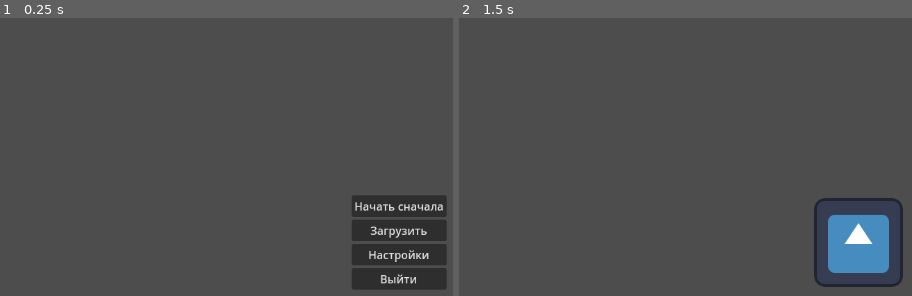
Above: before the commit, frames 1-2 (left to right).
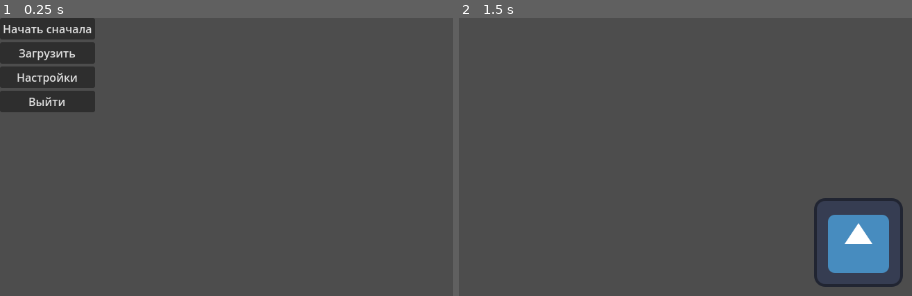
Above: after the commit, the same moments.

Repository: NikolaySus/GodotTesting
Game: Godot game, scene res://scenes/main.tscn
Two runs of this game, one before a commit and one after it. Both use one fixed random seed, a clock stepped at 60 frames per second and the inputs below. The engine's default icon, where the game draws it, is replaced by a stand-in: a white triangle on a blue panel in a dark square.
Inputs:
- Up to frame 1 (0.25 s): no input
- Up to frame 2 (1.5 s): click "Загрузить" at 0.5 s; tap Enter at 1.25 s

The runs differ from the first frame. In frame 1, 12% of the frame differs, in the area x 0-99%, y 0-98%; in frame 2, nothing differs.

Commit message:
Revert "смерджил с обновленным девом, куча фиксов"
This reverts commit e72e4d4dc3bcedb3017b8ef6a06cdd6178ce2280.

Diff:
--- a/scenes/pages/gameStart.tscn
+++ b/scenes/pages/gameStart.tscn
@@ -6,11 +6,16 @@
 [sub_resource type="GDScript" id="GDScript_du1j1"]
 script/source = "extends Node
 
+
+# Called when the node enters the scene tree for the first time.
 func _ready():
 	self.get_child(1).hide()
 
+# Called every frame. 'delta' is the elapsed time since the previous frame.
 func _process(_delta):
 	if Input.is_action_just_pressed(\"escape\"):
+		#var is_visible = self.get_child(1).visible
+		#self.get_child(1).set_visible(!is_visible)
 		self.get_child(1).set_visibility(!self.get_child(1).get_visibility())
 "
 
--- a/scenes/pages/mainMenu.tscn
+++ b/scenes/pages/mainMenu.tscn
@@ -1,23 +1,16 @@
-[gd_scene load_steps=2 format=3 uid="uid://drthtkqfwixcd"]
+[gd_scene load_steps=2 format=3 uid="uid://bvgbmq6w24sh3"]
 
 [ext_resource type="Script" path="res://scripts/pages/mainMenu.gd" id="1_mj2yl"]
 
 [node name="mainMenu" type="Control"]
 layout_mode = 3
-anchors_preset = 15
-anchor_right = 1.0
-anchor_bottom = 1.0
-grow_horizontal = 2
-grow_vertical = 2
+anchors_preset = 0
 script = ExtResource("1_mj2yl")
 
 [node name="CenterContainer" type="CenterContainer" parent="."]
-layout_mode = 1
-anchors_preset = 15
-anchor_right = 1.0
-anchor_bottom = 1.0
-grow_horizontal = 2
-grow_vertical = 2
+layout_mode = 0
+offset_right = 40.0
+offset_bottom = 40.0
 
 [node name="MarginContainer" type="MarginContainer" parent="CenterContainer"]
 layout_mode = 2
--- a/scripts/hud/gameStart.gd
+++ b/scripts/hud/gameStart.gd
@@ -7,8 +7,10 @@
 	self.visible = val
 
 func _on_continue_button_pressed():
+	#$".".get_child(0).set_visible(false)
 	self.set_visibility(false)
 
 func _on_main_menu_button_pressed():
+	print_debug("Going to main menu")
+	#$".".get_child(0).set_visible(false)
 	self.set_visibility(false)
-	get_tree().change_scene_to_file("res://scenes/pages/mainMenu.tscn")
Not shown: 1 places in scenes/main.tscn that only renumber resources
